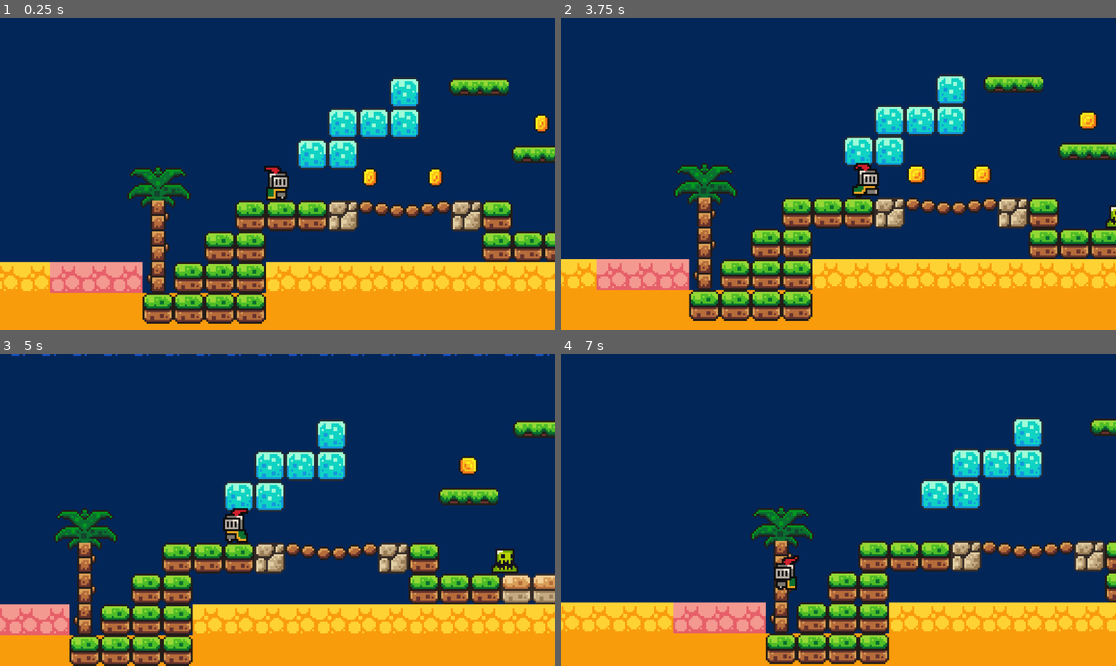
Above: before the commit, frames 1-4 (two rows, left to right).
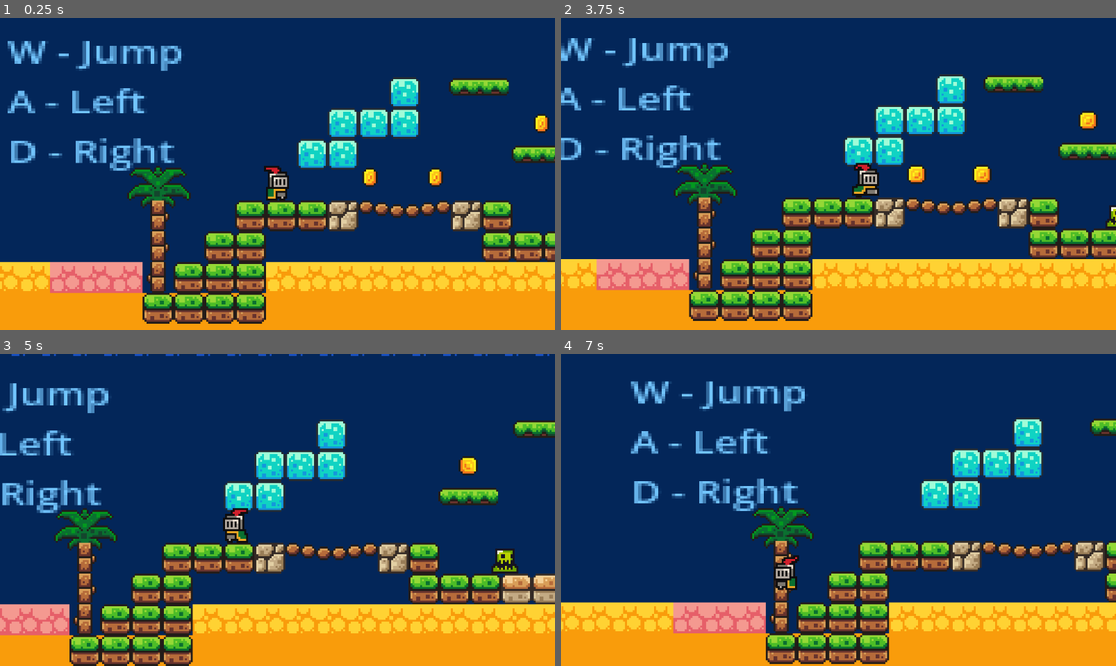
Above: after the commit, the same moments.

Repository: hammoh7/AeroSurf
Game: Godot game, scene res://scenes/aero_surf.tscn
The game is run twice, just before and just after one commit, with the same random seed, the same clock (stepped at 60 frames per second) and the same inputs.
Inputs:
- Up to frame 1 (0.25 s): no input
- Up to frame 2 (3.75 s): hold Right (move_right) 0.53-2.03 s; tap Space (jump) at 0.77, 1.52, 3.02 s; hold Left (move_left) 2.03-2.78 s; hold Right (move_right) from 2.78 s (still down)
- Up to frame 3 (5 s): tap Space (jump) at 3.77, 4.52 s; release Right (move_right) at 4.28 s; hold Left (move_left) from 4.28 s (still down)
- Up to frame 4 (7 s): release Left (move_left) at 5.03 s; hold Right (move_right) 5.03-5.78 s; hold Left (move_left) from 5.78 s (still down); tap Space (jump) at 6.02, 6.77 s

The runs differ from the first frame. In frame 1, 3.1% of the frame differs, in the area x 1-33%, y 7-49%; in frame 2, 2.9%; in frame 3, 2.2%; in frame 4, 3.1%.

Commit message:
Game

Diff:
--- a/scenes/aero_surf.tscn
+++ b/scenes/aero_surf.tscn
@@ -560,3 +560,15 @@
 
 [node name="Enemy_1" parent="." instance=ExtResource("6_u77ka")]
 position = Vector2(184, 51)
+
+[node name="Label" type="Label" parent="."]
+offset_left = -100.001
+offset_top = -53.4129
+offset_right = -31.0007
+offset_bottom = 21.5871
+scale = Vector2(1.76663, 1.29208)
+theme_override_colors/font_color = Color(0.448889, 0.771095, 0.991975, 1)
+theme_override_font_sizes/font_size = 12
+text = "W - Jump
+A - Left
+D - Right"
